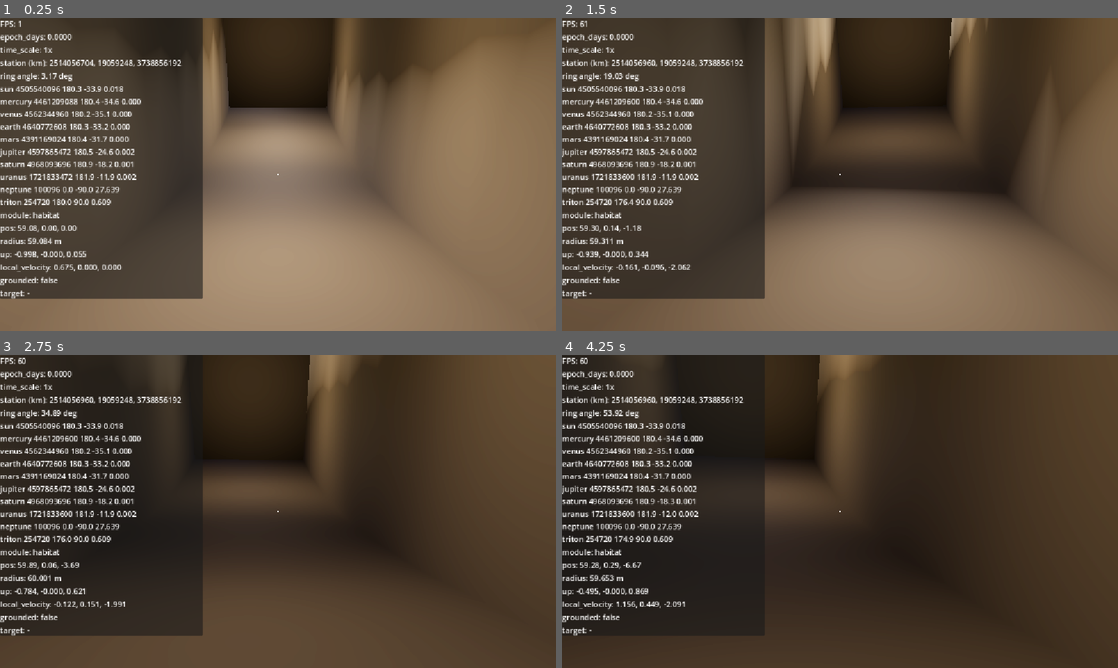
Above: before the commit, frames 1-4 (two rows, left to right).
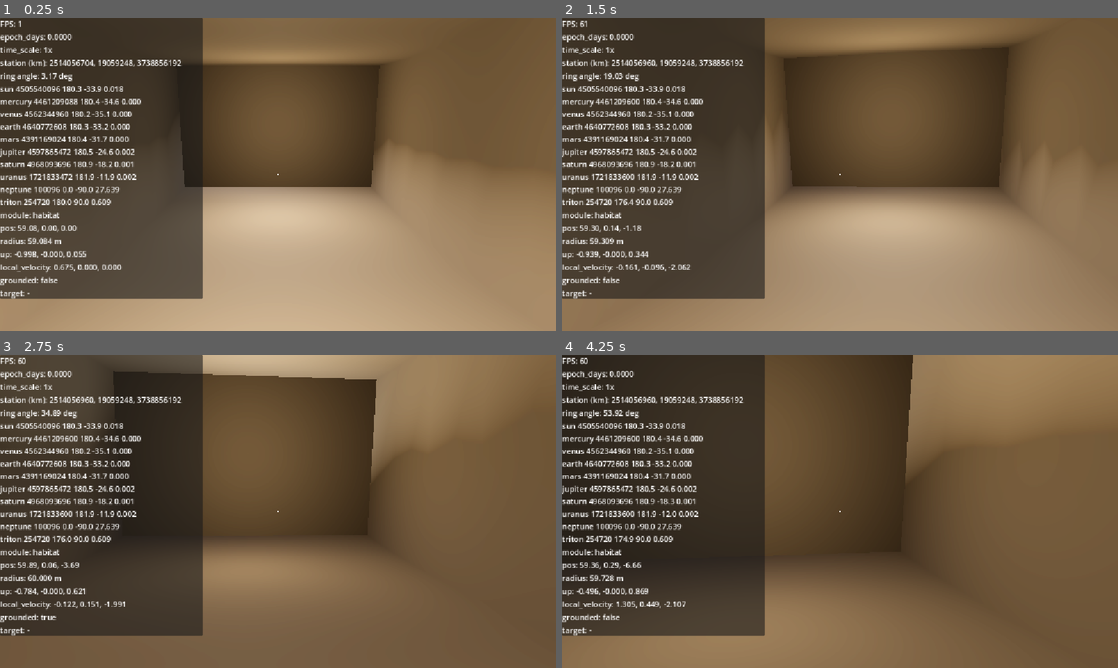
Above: after the commit, the same moments.

Repository: Imadakara/DYRM
Game: Godot game, scene res://scenes/main.tscn
Same seed, same stepped clock (60 frames per second), same inputs: the game is played once before the commit and once after it.
Inputs (mouse positions are in pixels of both pictures, inside the frame that each line leads up to):
- Up to frame 1 (0.25 s): no input
- Up to frame 2 (1.5 s): move the mouse to (867, 174) at 0.52 s; hold E (interact) 0.53-1.28 s; hold W (move_forward) from 0.53 s (still down); click (867, 174) at 0.67 s; tap Space (jump) at 0.77 s; move the mouse to (812, 174) at 1.27 s; tap Shift (run) at 1.35 s
- Up to frame 3 (2.75 s): keep holding W (move_forward); tap Space (jump) at 1.52 s; move the mouse to (289, 505) at 2.02 s; hold E (interact) from 2.03 s (still down)
- Up to frame 4 (4.25 s): keep holding W (move_forward); move the mouse to (834, 517) at 2.77 s; release E (interact) at 2.78 s; tap Shift (run) at 2.85 s; click (834, 517) at 2.92 s; tap Space (jump) at 3.02, 3.77 s; move the mouse to (878, 514) at 3.52 s; hold E (interact) from 3.53 s (still down)

The runs differ from the first frame. In frame 1, 48% of the frame differs, in the area x 0-100%, y 0-100%; in frame 2, 47%; in frame 3, 61%; in frame 4, 67%.

Commit message:
smaller work/life modules

Diff:
--- a/resources/dumbbell_station_default.tres
+++ b/resources/dumbbell_station_default.tres
@@ -15,11 +15,11 @@
 drum_radius_m = 4.0
 drum_length_m = 6.0
 corridor_radius_m = 1.2
-corridor_length_m = 46.0
-arc_room_inner_radius_m = 50.0
+corridor_length_m = 51.0
+arc_room_inner_radius_m = 55.0
 arc_room_outer_radius_m = 60.0
 arc_room_axial_half_width_m = 4.0
-arc_room_angle_span_deg = 60.0
+arc_room_angle_span_deg = 30.0
 arc_room_segment_count = 16
 target_gravity_g = 0.3
 interior_light_count_per_module = 4
--- a/src/environment/station/arc_room_station_module.gd
+++ b/src/environment/station/arc_room_station_module.gd
@@ -1,7 +1,8 @@
 ## Жилой/рабочий модуль гантелеобразной станции — дуговая "голова молота"
 ## (см. отчёт о ревизии конфигурации 0.1.1, второе уточнение): четверть-секция
 ## прямоугольного тора, радиусы [inner_radius_m, outer_radius_m], дуга
-## angle_span_deg (60° по уточнению) вокруг оси вращения, гранёный профиль
+## angle_span_deg (60° по уточнению 0.1.1, позже уменьшена до 30° — см.
+## комментарий у самого поля) вокруг оси вращения, гранёный профиль
 ## пола/потолка из arc_segment_count хорд — то же число (16) и та же схема
 ## коллизии, что у старого (доказанно рабочего) кольца станции, см.
 ## _build_arc_collision(); отказались от более ранней идеи "6-8 сегментов,
@@ -20,14 +21,20 @@
 
 @export var dumbbell_config: DumbbellStationConfig
 ## Радиус потолка — ближняя к оси вращения грань, где коннектор коридора.
-## 50 м, не исходные 14 м первой ревизии: тот же радиус пола (60 м, см.
-## outer_radius_m) и та же глубина комнаты (10 м), что и раньше — только
-## сдвинутые на радиус старого (доказанно рабочего) кольца станции. Это
-## СОБСТВЕННОЕ поле модуля, НЕ читается из dumbbell_config.arc_room_inner_radius_m
-## (то поле не синхронизировано с этим намеренно, см. его комментарий в
+## Глубина комнаты (outer_radius_m - inner_radius_m) — 5 м, вдвое меньше
+## исходных 10 м (запрос "уменьши высоту вдвое"): пол (outer_radius_m=60 м)
+## сознательно не тронут — глубина уменьшена целиком за счёт потолка,
+## сдвинутого ближе к полу. Стыковка по коннекторам (station_docking.gd)
+## пересчитывает позицию комнаты автоматически при любом inner_radius_m —
+## проверено эмпирически: абсолютный радиус пола от оси вращения не зависит
+## от inner_radius_m/длины коридора, только от outer_radius_m, так что эта
+## правка не требует правки corridor_length_m и не задевает физику ходьбы
+## (та по-прежнему привязана к r=60, не изменившемуся). Это СОБСТВЕННОЕ поле
+## модуля, НЕ читается из dumbbell_config.arc_room_inner_radius_m (то поле не
+## синхронизировано с этим намеренно, см. его комментарий в
 ## dumbbell_station_config.gd) — держать оба значения в согласии вручную при
 ## следующей правке.
-@export var inner_radius_m: float = 50.0
+@export var inner_radius_m: float = 55.0
 ## Радиус пола — дальняя грань, здесь действует центробежная "гравитация".
 ## 60 м — тот же радиус, что у старого (доказанно рабочего) кольца станции
 ## (StationConfig.ring_radius_m) и что и в station_dumbbell_rotator.tres
@@ -37,7 +44,11 @@
 @export var outer_radius_m: float = 60.0
 ## Половина ширины отсека вдоль главной оси станции ("приплюснутое" измерение).
 @export var axial_half_width_m: float = 4.0
-@export var angle_span_deg: float = 60.0
+## Угловая протяжённость дуги (= "длина" комнаты вдоль пола) — 30°, вдвое
+## меньше исходных 60° (запрос "уменьши длину вдвое"). Боковые стены
+## (axial_half_width_m) и коннектор коридора не зависят от этого поля —
+## сужение дуги не сдвигает и не ломает их.
+@export var angle_span_deg: float = 30.0
 ## Число гранёных сегментов дуги пола/потолка/стен — ОДНО и то же значение
 ## для всех поверхностей И для видимой геометрии, буквально как у старого
 ## (доказанно рабочего) кольца: там config.arc_segment_count=16 на 45°-модуль
--- a/src/environment/station/dumbbell_station_config.gd
+++ b/src/environment/station/dumbbell_station_config.gd
@@ -30,6 +30,21 @@
 ## Коридор — чисто структурный элемент, без коллизии: игрок телепортируется
 ## через люк на барабане, а не идёт по коридору пешком (документация 0.1.1,
 ## «без перемещения по ним, с затенением экрана»).
+##
+## corridor_length_m напрямую определяет АБСОЛЮТНЫЙ радиус пола жилого/рабочего
+## модуля от оси вращения: стыковка по коннекторам (station_docking.gd) кладёт
+## Connector_Corridor комнаты ровно на drum_radius_m + corridor_length_m, а пол
+## комнаты лежит дальше вдоль той же оси ещё на (arc_room_outer_radius_m -
+## arc_room_inner_radius_m) — то есть при неизменном arc_room_outer_radius_m
+## радиус пола = drum_radius_m + corridor_length_m + глубина комнаты. Значение
+## по умолчанию здесь (10 м) НЕ используется на практике — реальное значение
+## живёт в resources/dumbbell_station_default.tres (51.0, подобрано так, чтобы
+## 4.0 + 51.0 + 5.0 = 60 = arc_room_outer_radius_m, тот же радиус пола, что и у
+## старого доказанно рабочего кольца). Меняя глубину комнаты
+## (arc_room_outer/inner_radius_m), нужно синхронно поправить corridor_length_m
+## в .tres на ту же дельту, иначе пол сдвинется — проверено эмпирически живым
+## запуском, не выводится из докинга "на глаз" (см. историю правки в
+## arc_room_station_module.gd, поле inner_radius_m).
 @export var corridor_radius_m: float = 1.2
 @export var corridor_length_m: float = 10.0
 
@@ -47,12 +62,15 @@
 ## станции (StationConfig.ring_radius_m), не исходные 24 м первой ревизии
 ## дуговой комнаты: при 24 м угловая скорость плеча заметно выше (тот же g,
 ## меньший радиус), и физика ходьбы разваливалась — см. отчёт по адаптации
-## ТЗ-100 под ТЗ-000 §17.3. arc_room_inner_radius_m держит ту же глубину
-## комнаты (10 м), просто сдвинутую на новый радиус.
-@export var arc_room_inner_radius_m: float = 50.0
+## ТЗ-100 под ТЗ-000 §17.3. arc_room_inner_radius_m держал ту же глубину
+## комнаты (10 м), просто сдвинутую на новый радиус — позже глубина уменьшена
+## вдвое (до 5 м) правкой одного только потолка, пол (arc_room_outer_radius_m)
+## не тронут, см. комментарий у соответствующего поля в
+## arc_room_station_module.gd для деталей и обоснования.
+@export var arc_room_inner_radius_m: float = 55.0
 @export var arc_room_outer_radius_m: float = 60.0
 @export var arc_room_axial_half_width_m: float = 4.0
-@export var arc_room_angle_span_deg: float = 60.0
+@export var arc_room_angle_span_deg: float = 30.0
 ## Число гранёных сегментов дуги пола/потолка/стен — то же самое (16), что и
 ## StationConfig.arc_segment_count у старого кольца станции, не отдельное
 ## "6-8 сегментов ради читаемого глазом профиля" первой ревизии. Не
